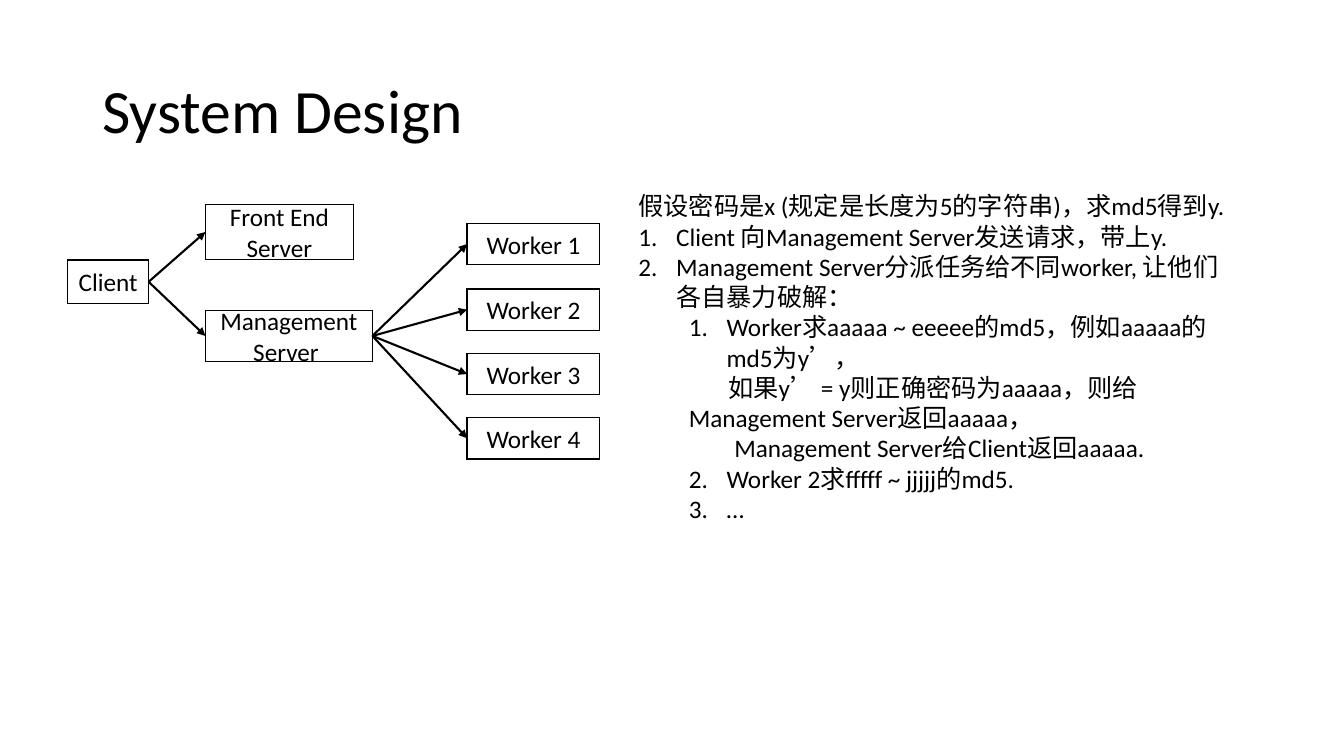
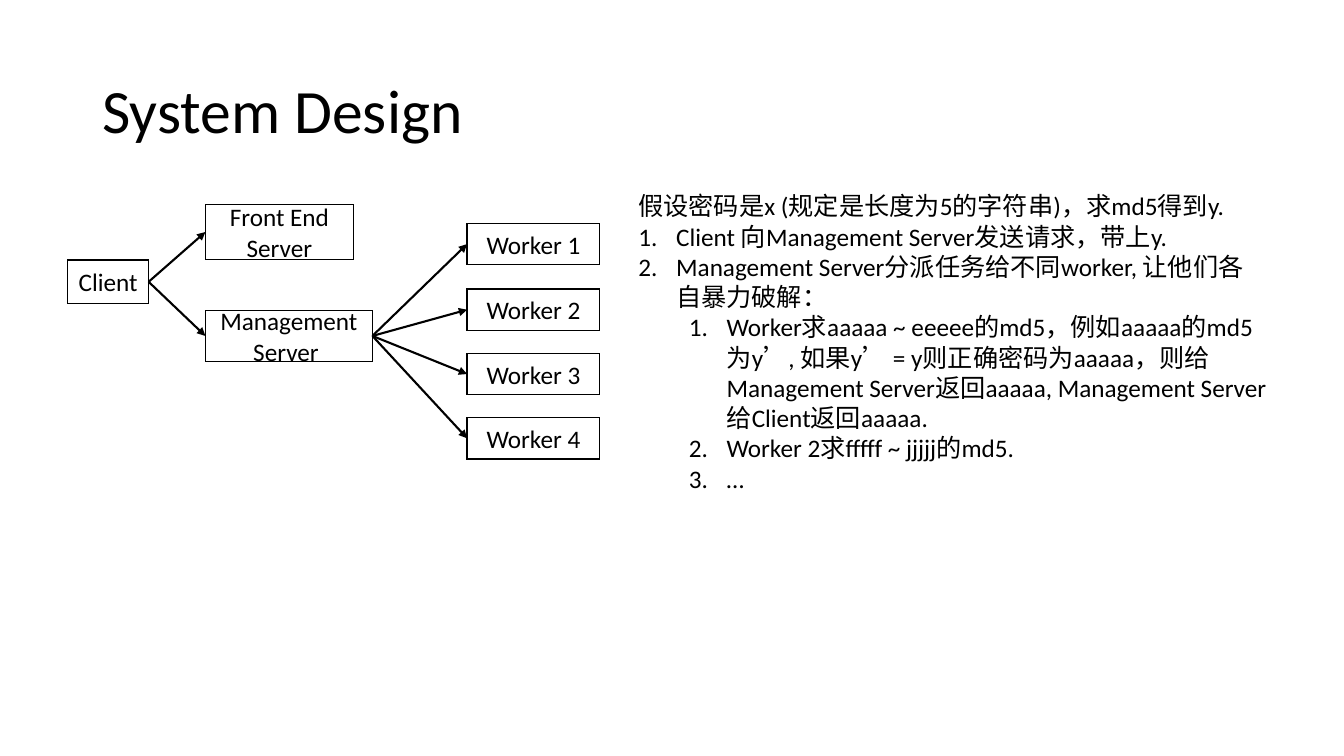
Before and after one commit to PhoenixTAN/Distributed-Password-Cracker, a slide deck: slide 2 of doc/System-Design.pptx. Drawn at 1344x756 pixels with LibreOffice and Linux fonts; fonts in the diff are those of the drawing. Boxes give left, top, right and bottom in pixels: in the first picture for what was removed or moved away, otherwise in the second. Text is boxed around its words. In the diff, an @@ line names an element or a change of style, - is before the commit and + after.

```diff
--- a/doc/System-Design.pptx
+++ b/doc/System-Design.pptx
@@ text at (727, 316, 1252, 402): text changed @@
-  1. Worker求aaaaa ~ eeeee的md5，例如aaaaa的md5为y’，
-  如果y’ = y则正确密码为aaaaa，则给Management Server返回aaaaa，
-  Management Server给Client返回aaaaa.
+  1. Worker求aaaaa ~ eeeee的md5，例如aaaaa的md5为y’, 如果y’ = y则正确密码为aaaaa，则给Management Server返回aaaaa, Management Server给Client返回aaaaa.
```
Also in this commit, not shown: 10 other files.
